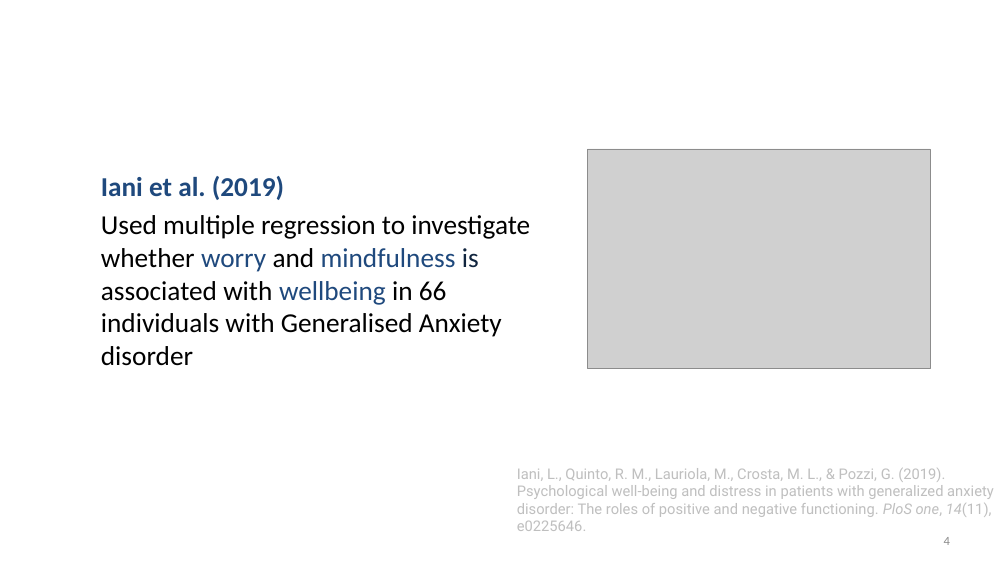
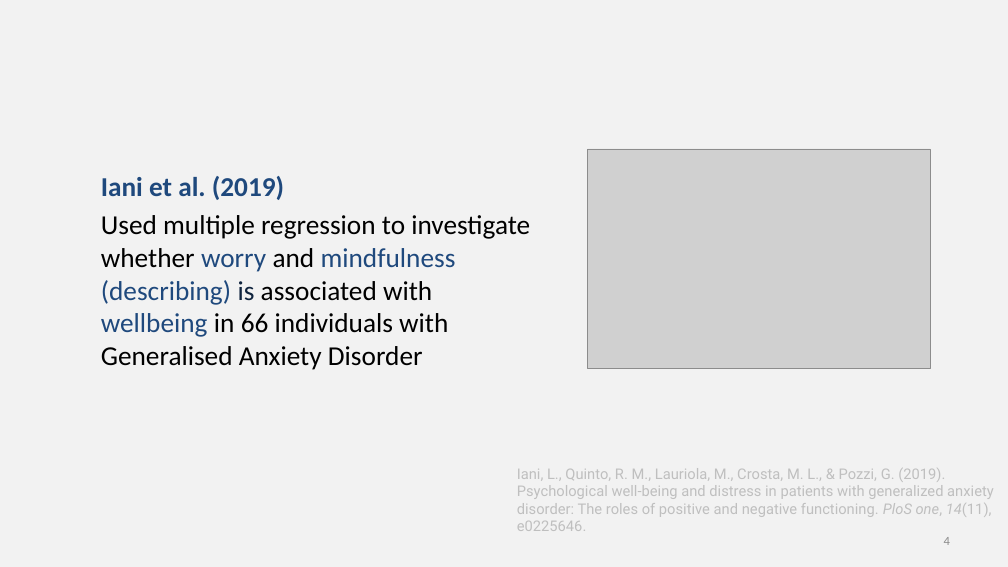
Before and after one commit to chrisjberry/datafluencyCB, a slide deck: slide 4 of docs/slides/PSYC753_L2_MultipleRegression1.pptx. Drawn at 1008x567 pixels with LibreOffice and Linux fonts; fonts in the diff are those of the drawing; grey boxes stand for pictures. Boxes give left, top, right and bottom in pixels: in the first picture for what was removed or moved away, otherwise in the second. Text is boxed around its words. In the diff, an @@ line names an element or a change of style, - is before the commit and + after.

```diff
--- a/docs/slides/PSYC753_L2_MultipleRegression1.pptx
+++ b/docs/slides/PSYC753_L2_MultipleRegression1.pptx
@@ background #FFFFFF to #F2F2F2 @@
@@ text at (101, 215, 530, 370): text changed @@
-Used multiple regression to investigate whether worry and mindfulness is associated with wellbeing in 66 individuals with Generalised Anxiety disorder
+Used multiple regression to investigate whether worry and mindfulness (describing) is associated with wellbeing in 66 individuals with Generalised Anxiety Disorder
```
Also in this commit, not shown: 19 other slides changed, 1 slide added, 1 other file.
